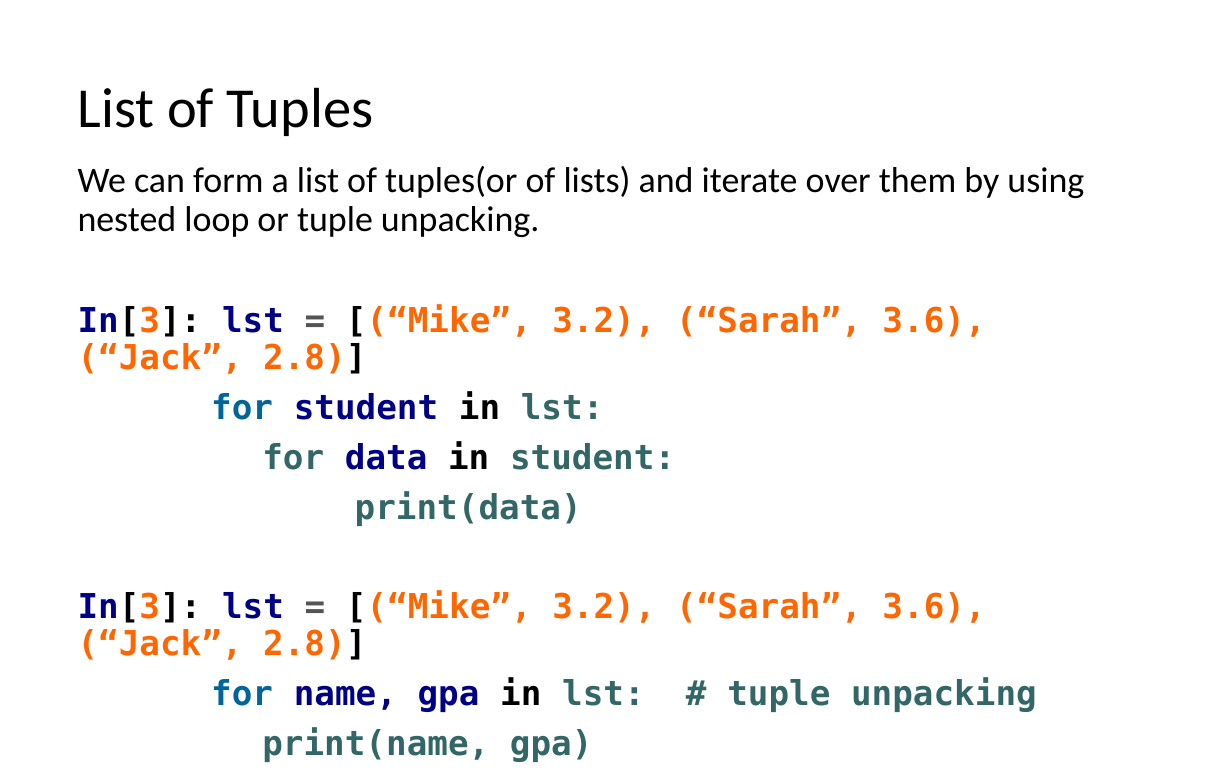
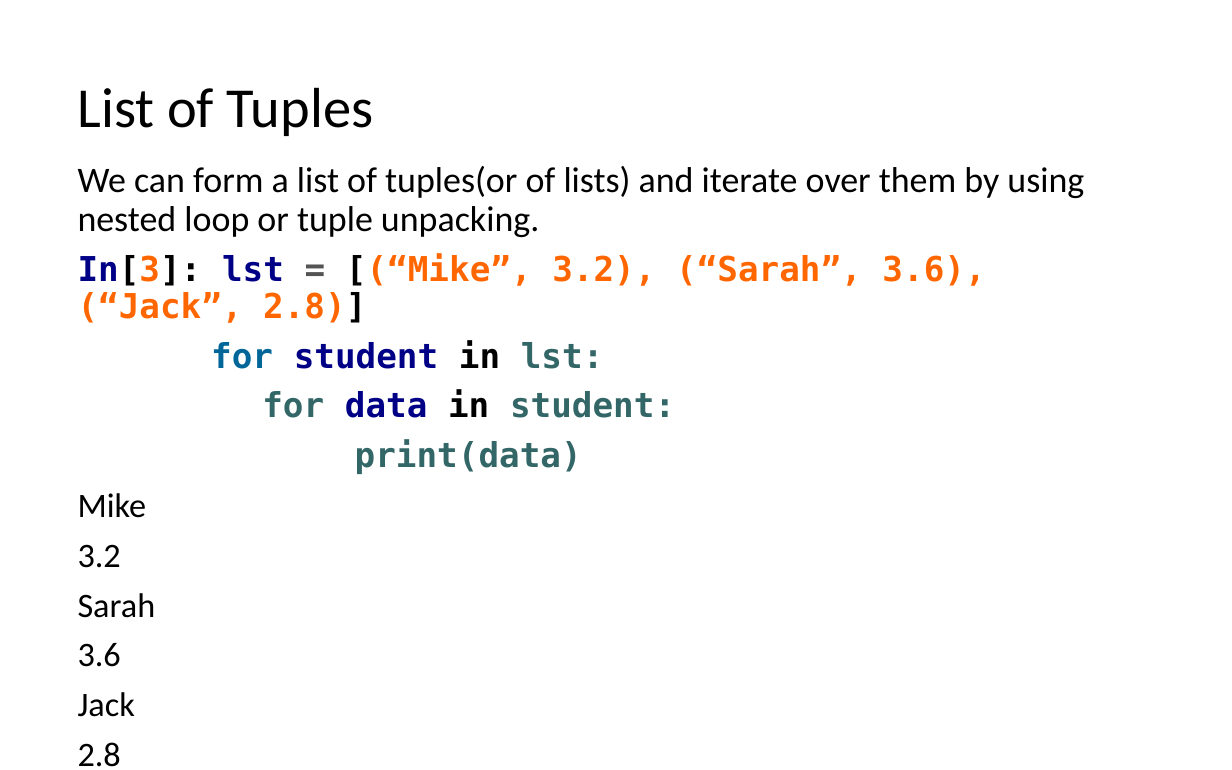
Before and after one commit to LongBaoNguyen/longbaonguyen.github.io, a slide deck: slide 8 of courses/apcsp/lect7.pptx. Drawn at 1232x770 pixels with LibreOffice and Linux fonts; fonts in the diff are those of the drawing. Boxes give left, top, right and bottom in pixels: in the first picture for what was removed or moved away, otherwise in the second. Text is boxed around its words. In the diff, an @@ line names an element or a change of style, - is before the commit and + after.

```diff
--- a/courses/apcsp/lect7.pptx
+++ b/courses/apcsp/lect7.pptx
@@ text at bbox=[78, 493, 156, 767]: text changed; font DejaVu Sans Mono to Calibri; text colour #FF6600 to #000000; bold off @@
-In[3]: lst = [(“Mike”, 3.2), (“Sarah”, 3.6), (“Jack”, 2.8)]
-for name, gpa in lst: # tuple unpacking
-print(name, gpa)
+Mike
+3.2
+Sarah
+3.6
+Jack
+2.8
```
Also in this commit, not shown: 5 other slides changed, 2 slides added, 4 slides removed, 2 other files.
